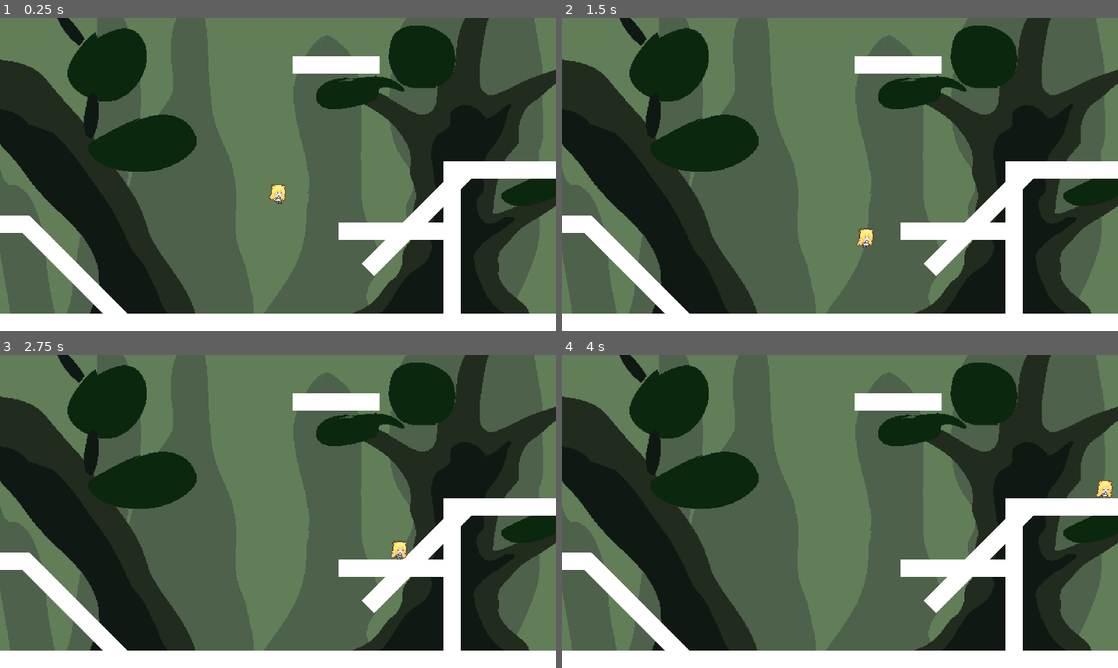
Above: before the commit, frames 1-4 (two rows, left to right).
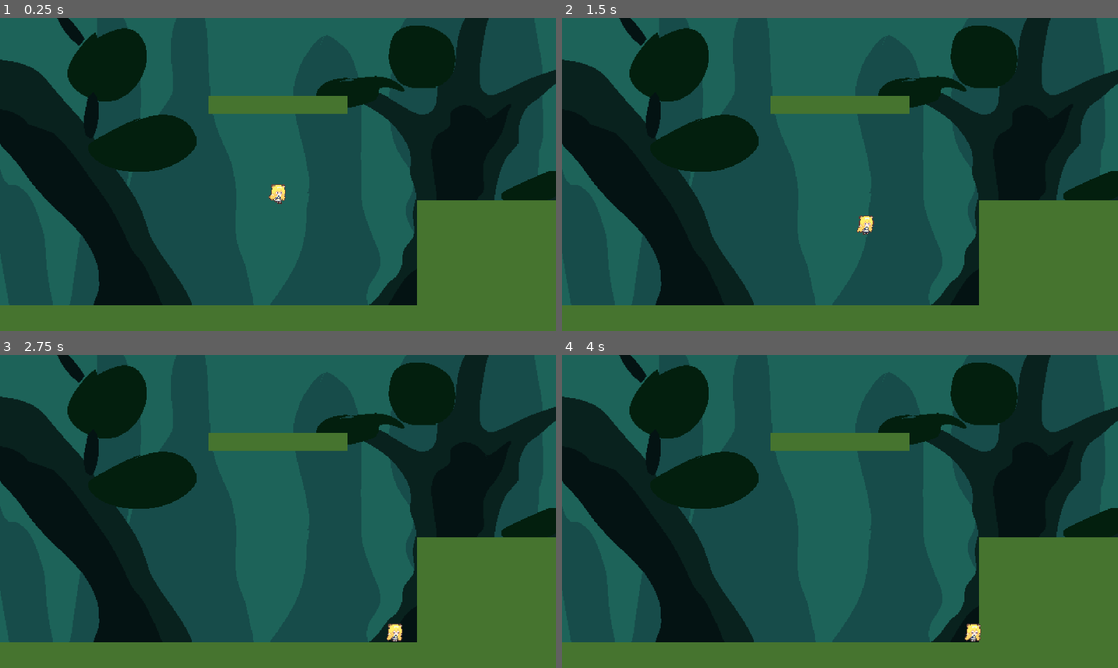
Above: after the commit, the same moments.

Repository: FluffyLuffie/JumpRegu
Game: Godot game, scene res://scenes/GameWorld.tscn
Same seed, same stepped clock (60 frames per second), same inputs: the game is played once before the commit and once after it.
Inputs:
- Up to frame 1 (0.25 s): no input
- Up to frame 2 (1.5 s): hold Space (jump) 0.53-1.28 s; hold D (right) from 0.53 s (still down); tap Enter at 1.25 s; tap Space (jump) at 1.35 s
- Up to frame 3 (2.75 s): tap Space (jump) at 1.52, 1.82 s; release D (right) at 2.03 s; hold A (left) from 2.03 s (still down); hold Space (jump) from 2.03 s (still down)
- Up to frame 4 (4 s): release A (left) at 2.78 s; release Space (jump) at 2.78 s; hold D (right) from 2.78 s (still down); tap Space (jump) at 2.85, 3.02, 3.32 s; hold Space (jump) from 3.53 s (still down)

The runs differ from the first frame. In frame 1, 73% of the frame differs, in the area x 0-100%, y 0-100%; in frame 2, 73%; in frame 3, 73%; in frame 4, 73%.

Commit message:
changed how levels work

Diff:
--- a/scenes/GameWorld.tscn
+++ b/scenes/GameWorld.tscn
@@ -1,7 +1,8 @@
-[gd_scene load_steps=5 format=2]
+[gd_scene load_steps=6 format=2]
 
 [ext_resource path="res://scenes/Regu.tscn" type="PackedScene" id=1]
-[ext_resource path="res://scenes/levels/Level0_0.tscn" type="PackedScene" id=3]
+[ext_resource path="res://scenes/levels/1_0.tscn" type="PackedScene" id=2]
+[ext_resource path="res://scripts/SettingsUI.gd" type="Script" id=3]
 [ext_resource path="res://music/flyingForest.ogg" type="AudioStream" id=4]
 [ext_resource path="res://scripts/GameWorld.gd" type="Script" id=5]
 
@@ -29,19 +30,20 @@
 current = true
 zoom = Vector2( 0.333, 0.333 )
 
-[node name="Level0_0" parent="ViewportContainer/Viewport" instance=ExtResource( 3 )]
+[node name="1_0" parent="ViewportContainer/Viewport" instance=ExtResource( 2 )]
 
 [node name="Regu" parent="ViewportContainer/Viewport" instance=ExtResource( 1 )]
 
-[node name="Settings" type="Control" parent="."]
+[node name="SettingsUI" type="Control" parent="."]
 pause_mode = 2
 visible = false
 anchor_left = 0.5
 anchor_right = 0.5
 margin_right = 1920.0
 margin_bottom = 1080.0
+script = ExtResource( 3 )
 
-[node name="Title" type="Label" parent="Settings"]
+[node name="Title" type="Label" parent="SettingsUI"]
 anchor_left = 0.5
 anchor_top = 0.05
 anchor_right = 0.5
@@ -51,7 +53,7 @@
 text = "Settings"
 align = 1
 
-[node name="SE" type="Label" parent="Settings"]
+[node name="SE" type="Label" parent="SettingsUI"]
 anchor_left = 0.5
 anchor_top = 0.2
 anchor_right = 0.5
@@ -61,15 +63,17 @@
 text = "Sound Effects"
 align = 1
 
-[node name="SoundEffectsSlider" type="HSlider" parent="Settings"]
+[node name="SoundEffectsSlider" type="HSlider" parent="SettingsUI"]
 anchor_left = 0.5
 anchor_top = 0.25
 anchor_right = 0.5
 anchor_bottom = 0.25
 margin_left = -300.0
 margin_right = 300.0
+max_value = 1.0
+step = 0.05
 
-[node name="Music" type="Label" parent="Settings"]
+[node name="Music" type="Label" parent="SettingsUI"]
 anchor_left = 0.5
 anchor_top = 0.35
 anchor_right = 0.5
@@ -79,17 +83,19 @@
 text = "Music"
 align = 1
 
-[node name="MusicSlider" type="HSlider" parent="Settings"]
+[node name="MusicSlider" type="HSlider" parent="SettingsUI"]
 anchor_left = 0.5
 anchor_top = 0.4
 anchor_right = 0.5
 anchor_bottom = 0.4
 margin_left = -300.0
 margin_right = 300.0
+max_value = 1.0
+step = 0.05
 tick_count = 5
 ticks_on_borders = true
 
-[node name="Controls" type="Label" parent="Settings"]
+[node name="Controls" type="Label" parent="SettingsUI"]
 anchor_left = 0.5
 anchor_top = 0.5
 anchor_right = 0.5
@@ -102,7 +108,7 @@
 Space to charge your jump."
 align = 1
 
-[node name="Button" type="Button" parent="Settings"]
+[node name="Button" type="Button" parent="SettingsUI"]
 anchor_left = 1.0
 anchor_top = 1.0
 anchor_right = 1.0
@@ -112,3 +118,6 @@
 margin_right = -10.0
 margin_bottom = -10.0
 text = "Quit"
+
+[connection signal="value_changed" from="SettingsUI/SoundEffectsSlider" to="SettingsUI" method="_on_SoundEffectsSlider_value_changed"]
+[connection signal="value_changed" from="SettingsUI/MusicSlider" to="SettingsUI" method="_on_MusicSlider_value_changed"]
--- a/scenes/Regu.tscn
+++ b/scenes/Regu.tscn
@@ -8,7 +8,7 @@
 [ext_resource path="res://soundEffects/land.wav" type="AudioStream" id=6]
 
 [sub_resource type="RectangleShape2D" id=1]
-extents = Vector2( 4, 11 )
+extents = Vector2( 3, 11 )
 
 [node name="Regu" type="KinematicBody2D"]
 script = ExtResource( 1 )
@@ -33,6 +33,7 @@
 
 [node name="SoundBump" type="AudioStreamPlayer" parent="."]
 stream = ExtResource( 3 )
+volume_db = -5.0
 bus = "SoundEffects"
 
 [node name="SoundSplat" type="AudioStreamPlayer" parent="."]
--- a/scenes/levels/Level0_1.tscn
+++ b/scenes/levels/0_1.tscn
@@ -1,7 +1,7 @@
 [gd_scene load_steps=6 format=2]
 
-[ext_resource path="res://sprites/backgrounds/0.png" type="Texture" id=1]
-[ext_resource path="res://sprites/temp.png" type="Texture" id=2]
+[ext_resource path="res://sprites/temp.png" type="Texture" id=1]
+[ext_resource path="res://sprites/backgrounds/0.png" type="Texture" id=2]
 
 [sub_resource type="RectangleShape2D" id=1]
 extents = Vector2( 100, 10 )
--- /dev/null
+++ b/scenes/levels/1_0.tscn
@@ -0,0 +1,39 @@
+[gd_scene load_steps=6 format=2]
+
+[ext_resource path="res://sprites/backgrounds/0.png" type="Texture" id=1]
+[ext_resource path="res://sprites/stages/1-0.png" type="Texture" id=2]
+
+[sub_resource type="RectangleShape2D" id=1]
+extents = Vector2( 320, 15 )
+
+[sub_resource type="RectangleShape2D" id=2]
+extents = Vector2( 80, 60 )
+
+[sub_resource type="RectangleShape2D" id=3]
+extents = Vector2( 80, 10 )
+
+[node name="Level1_0" type="Node2D"]
+
+[node name="Background" type="Sprite" parent="."]
+modulate = Color( 0.298039, 0.784314, 1, 1 )
+texture = ExtResource( 1 )
+
+[node name="1-0" type="Sprite" parent="."]
+texture = ExtResource( 2 )
+
+[node name="Foreground" type="Sprite" parent="."]
+
+[node name="StaticBody2D" type="StaticBody2D" parent="."]
+position = Vector2( 0, 166 )
+
+[node name="CollisionShape2D" type="CollisionShape2D" parent="StaticBody2D"]
+position = Vector2( 0, -1 )
+shape = SubResource( 1 )
+
+[node name="CollisionShape2D2" type="CollisionShape2D" parent="StaticBody2D"]
+position = Vector2( 240, -76 )
+shape = SubResource( 2 )
+
+[node name="CollisionShape2D3" type="CollisionShape2D" parent="StaticBody2D"]
+position = Vector2( 0, -246 )
+shape = SubResource( 3 )
--- /dev/null
+++ b/scenes/levels/1_1.tscn
@@ -0,0 +1,45 @@
+[gd_scene load_steps=7 format=2]
+
+[ext_resource path="res://sprites/backgrounds/0.png" type="Texture" id=1]
+[ext_resource path="res://sprites/stages/1-1.png" type="Texture" id=2]
+
+[sub_resource type="RectangleShape2D" id=1]
+extents = Vector2( 80, 10 )
+
+[sub_resource type="RectangleShape2D" id=2]
+extents = Vector2( 80, 10 )
+
+[sub_resource type="RectangleShape2D" id=3]
+extents = Vector2( 60, 10 )
+
+[sub_resource type="RectangleShape2D" id=4]
+extents = Vector2( 60, 10 )
+
+[node name="Level1_1" type="Node2D"]
+
+[node name="Background" type="Sprite" parent="."]
+modulate = Color( 0.8, 1, 0.941176, 1 )
+texture = ExtResource( 1 )
+
+[node name="Sprite" type="Sprite" parent="."]
+texture = ExtResource( 2 )
+
+[node name="Foreground" type="Sprite" parent="."]
+
+[node name="StaticBody2D" type="StaticBody2D" parent="."]
+
+[node name="CollisionShape2D" type="CollisionShape2D" parent="StaticBody2D"]
+position = Vector2( -140, 150 )
+shape = SubResource( 1 )
+
+[node name="CollisionShape2D2" type="CollisionShape2D" parent="StaticBody2D"]
+position = Vector2( 120, 70 )
+shape = SubResource( 2 )
+
+[node name="CollisionShape2D3" type="CollisionShape2D" parent="StaticBody2D"]
+position = Vector2( -140, -30 )
+shape = SubResource( 3 )
+
+[node name="CollisionShape2D4" type="CollisionShape2D" parent="StaticBody2D"]
+position = Vector2( 100, -110 )
+shape = SubResource( 4 )
--- a/scenes/levels/Level1_0.tscn
+++ /dev/null
@@ -1,28 +0,0 @@
-[gd_scene load_steps=4 format=2]
-
-[ext_resource path="res://sprites/backgrounds/0.png" type="Texture" id=1]
-[ext_resource path="res://sprites/temp.png" type="Texture" id=2]
-
-[sub_resource type="RectangleShape2D" id=1]
-extents = Vector2( 160, 10 )
-
-[node name="Level1_0" type="Node2D"]
-
-[node name="Background" type="Sprite" parent="."]
-modulate = Color( 0.298039, 0.784314, 1, 1 )
-texture = ExtResource( 1 )
-
-[node name="Foreground" type="Sprite" parent="."]
-
-[node name="StaticBody2D" type="StaticBody2D" parent="."]
-position = Vector2( -160, -5 )
-__meta__ = {
-"_edit_group_": true
-}
-
-[node name="Sprite" type="Sprite" parent="StaticBody2D"]
-scale = Vector2( 160, 10 )
-texture = ExtResource( 2 )
-
-[node name="CollisionShape2D" type="CollisionShape2D" parent="StaticBody2D"]
-shape = SubResource( 1 )
--- a/scenes/levels/Level1_1.tscn
+++ /dev/null
@@ -1,11 +0,0 @@
-[gd_scene load_steps=2 format=2]
-
-[ext_resource path="res://sprites/backgrounds/0.png" type="Texture" id=1]
-
-[node name="Level1_1" type="Node2D"]
-
-[node name="Background" type="Sprite" parent="."]
-modulate = Color( 0.8, 1, 0.941176, 1 )
-texture = ExtResource( 1 )
-
-[node name="Foreground" type="Sprite" parent="."]
--- a/scripts/GameStates.gd
+++ b/scripts/GameStates.gd
@@ -8,19 +8,19 @@
 var level_height:float = 360.0
 var level_width:float = 640.0
 
-var level_x:int = 0
+var level_x:int = 1
 var level_y:int = 0
 var current_level
 
 #move somewhere else?
 func _ready():
 	game_vp = get_node("/root/GameWorld/ViewportContainer/Viewport")
-	current_level = get_node("/root/GameWorld/ViewportContainer/Viewport/Level0_0")
+	current_level = get_node("/root/GameWorld/ViewportContainer/Viewport/1_0")
 
 func load_level(delta_x:int, delta_y:int) -> bool:
 	var next_level_x:int = level_x + delta_x
 	var next_level_y:int = level_y + delta_y
-	var next_level_path = "res://scenes/levels/Level" + str(next_level_x) + "_" + str(next_level_y) + ".tscn"
+	var next_level_path = "res://scenes/levels/" + str(next_level_x) + "_" + str(next_level_y) + ".tscn"
 
 	if directory.file_exists(next_level_path):
 		current_level.queue_free()
--- a/scripts/GameWorld.gd
+++ b/scripts/GameWorld.gd
@@ -1,13 +1,13 @@
 extends Node2D
 
 onready var vpContainer = $ViewportContainer
-onready var settings:Control = $Settings
+onready var settings:Control = $SettingsUI
 
 var paused:bool = false
 
 func _ready() -> void:
 	# warning-ignore:return_value_discarded
-	$Settings/Button.connect("pressed", self, "quit_game")
+	$SettingsUI/Button.connect("pressed", self, "quit_game")
 
 # warning-ignore:unused_argument
 func _process(delta: float) -> void:
--- a/scripts/Regu.gd
+++ b/scripts/Regu.gd
@@ -11,7 +11,7 @@
 var walk_speed:float = 75
 var jump_speed:float = 150
 var min_jump_speed:float = 100.0
-var max_jump_speed:float = 450.0
+var max_jump_speed:float = 475.0
 var max_jump_charge:int = 30
 var terminal_velocity:float = 750.0
 
@@ -26,7 +26,7 @@
 # warning-ignore:unused_argument
 func _process(delta):
 	if state < 2:
-		sprite.region_rect.position = Vector2((int(animation_timer * 4) % 4 + 1) * 32, (state + 1) * 32)
+		sprite.region_rect.position = Vector2((int(animation_timer * 6) % 4 + 1) * 32, (state + 1) * 32)
 	else:
 		sprite.region_rect.position = Vector2(32, (state + 1) * 32)
 	animation_timer += delta
@@ -61,18 +61,18 @@
 						velocity.x = jump_speed
 					if Input.is_action_pressed("left"):
 						velocity.x -= jump_speed
-				else:
+				elif state != State.splat:
 					if Input.is_action_just_pressed("left") or Input.is_action_just_pressed("right"):
 						animation_timer = 0.0
 
 					if Input.is_action_pressed("right"):
 						velocity.x = walk_speed
-					if Input.is_action_just_pressed("left"):
+					if Input.is_action_pressed("left"):
 						velocity.x -= walk_speed
 
 					if velocity.x != 0.0:
 						state = State.walk
-					elif state != State.splat:
+					else:
 						state = State.idle
 			if velocity.x > 0.0:
 				sprite.flip_h = false
@@ -99,9 +99,6 @@
 		elif is_on_ceiling() and velocity.y < 0.0:
 			soundBump.play()
 			velocity.y = -velocity.y / 2.0
-			var col = get_last_slide_collision()
-			if col.normal.x != 0.0:
-				velocity.x = velocity.x / 2.0
 
 		if state != State.stun:
 			if velocity.y < 0.0:
@@ -129,16 +126,14 @@
 			valid_x = false
 	if !valid_x:
 		position.x = clamp(position.x, -GameStates.level_width / 2.0, GameStates.level_width / 2.0)
-		if velocity.x != 0.0:
+		if state != State.walk and velocity.x != 0.0:
 			soundBump.play()
 			state = State.stun
 			velocity.x = -velocity.x / 2.0
 
 	if position.y < -GameStates.level_height / 2.0:
-		position.y += GameStates.level_height
-# warning-ignore:return_value_discarded
-		GameStates.load_level(0, 1)
+		if GameStates.load_level(0, 1):
+			position.y += GameStates.level_height
 	if position.y > GameStates.level_height / 2.0:
-		position.y -= GameStates.level_height
-# warning-ignore:return_value_discarded
-		GameStates.load_level(0, -1)
+		if GameStates.load_level(0, -1):
+			position.y -= GameStates.level_height
--- /dev/null
+++ b/scripts/SettingsUI.gd
@@ -0,0 +1,15 @@
+extends Control
+
+onready var se_bus = AudioServer.get_bus_index("SoundEffects")
+onready var music_bus = AudioServer.get_bus_index("Music")
+
+func _ready() -> void:
+	$SoundEffectsSlider.value = db2linear(AudioServer.get_bus_volume_db(se_bus))
+	$MusicSlider.value = db2linear(AudioServer.get_bus_volume_db(music_bus))
+
+func _on_SoundEffectsSlider_value_changed(value: float) -> void:
+	AudioServer.set_bus_volume_db(se_bus, linear2db(value))
+
+
+func _on_MusicSlider_value_changed(value: float) -> void:
+	AudioServer.set_bus_volume_db(music_bus, linear2db(value))
Renamed: scenes/levels/Level0_0.tscn -> scenes/levels/0_0.tscn
Not shown: 4 places in scenes/levels/0_1.tscn that only renumber resources
Binary file added: sprites/stages/1-0.png
Not shown, added: sprites/stages/1-0.png.import
Binary file added: sprites/stages/1-1.png
Not shown, added: sprites/stages/1-1.png.import
